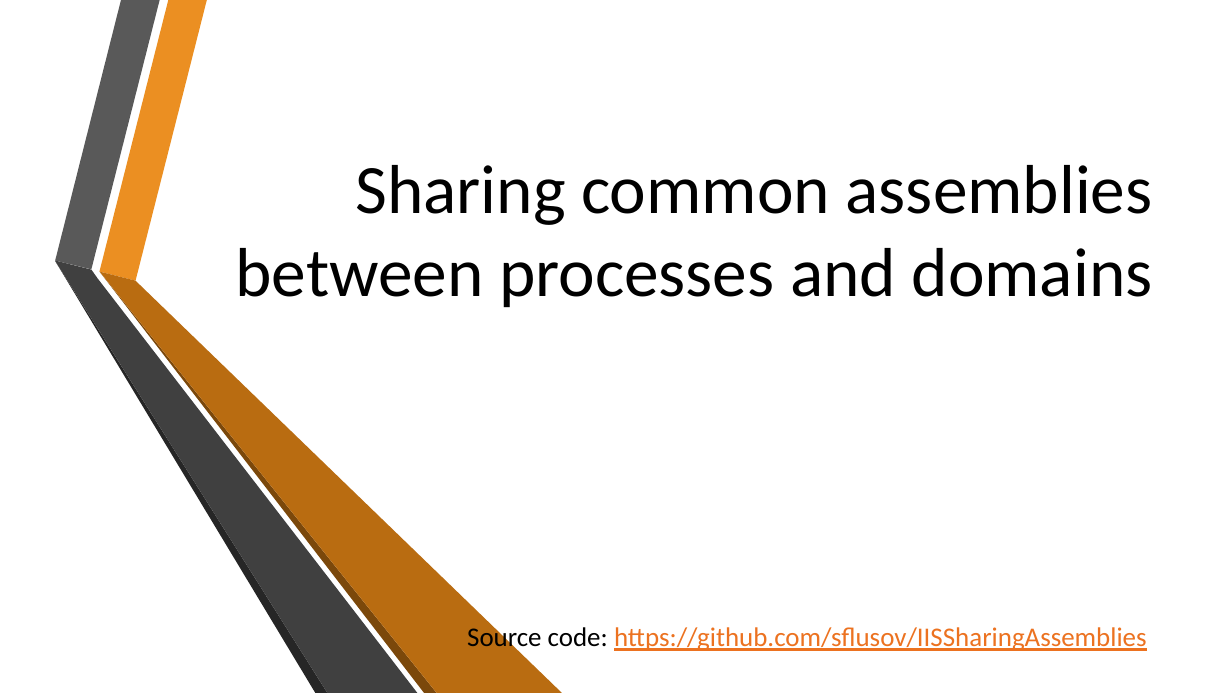
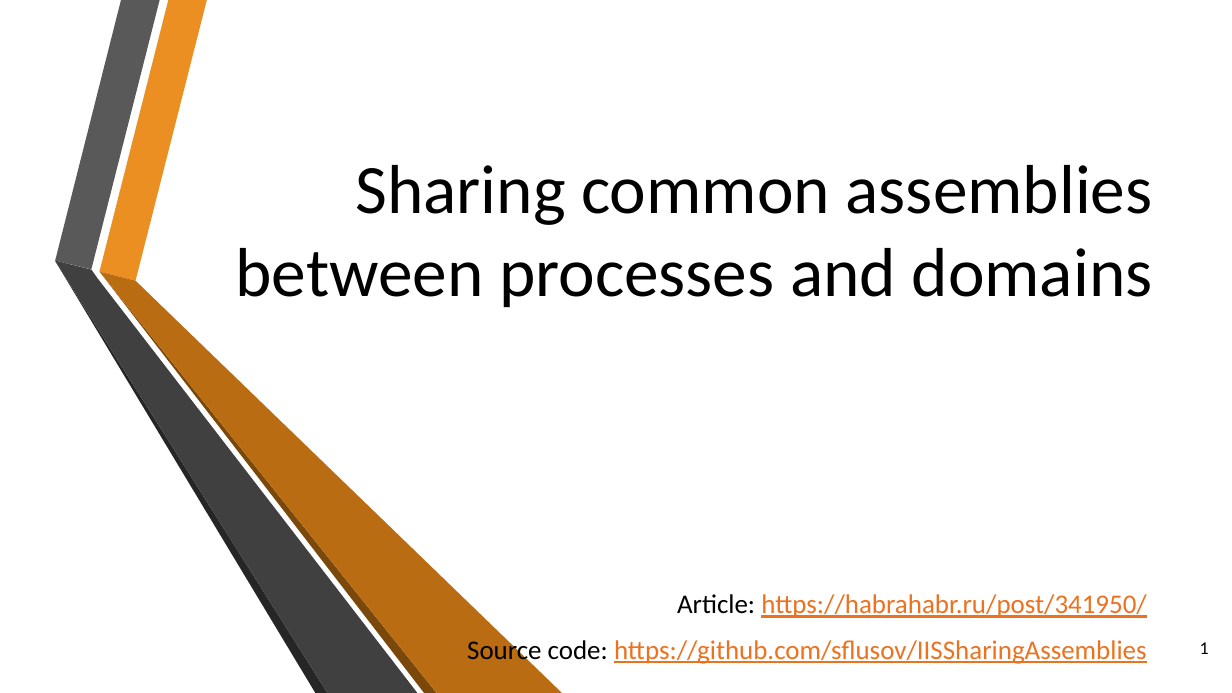
Before and after one commit to sflusov/IISSharingAssemblies, a slide deck: slide 1 of presentation/Sharing common assemblies.pptx. Drawn at 1232x693 pixels with LibreOffice and Linux fonts; fonts in the diff are those of the drawing; background and template pictures are left out. Boxes give left, top, right and bottom in pixels: in the first picture for what was removed or moved away, otherwise in the second. Text is boxed around its words. In the diff, an @@ line names an element or a change of style, - is before the commit and + after.

```diff
--- a/presentation/Sharing common assemblies.pptx
+++ b/presentation/Sharing common assemblies.pptx
@@ text "Article: https://habrahabr.ru/post/341950/": place and size @@
-text "Article: https://habrahabr.ru/post/341950/" at (467,624,1147,653)
+text "Article: https://habrahabr.ru/post/341950/" at (467,594,1147,666)
@@ text at (677,594,1146,618): paragraph added @@
+Article: https://habrahabr.ru/post/341950/
@@ page number added at (1200,642,1209,654), 14 pt, text #000000 @@
+1
```
Also in this commit, not shown: 9 other slides changed, 3 slides added, 1 slide removed.
